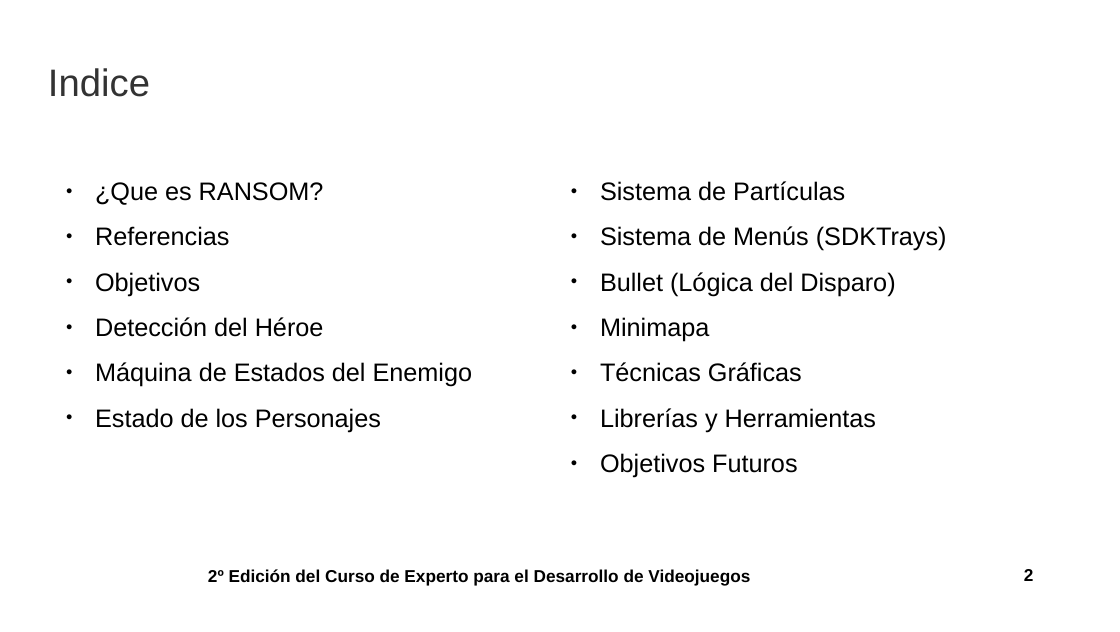
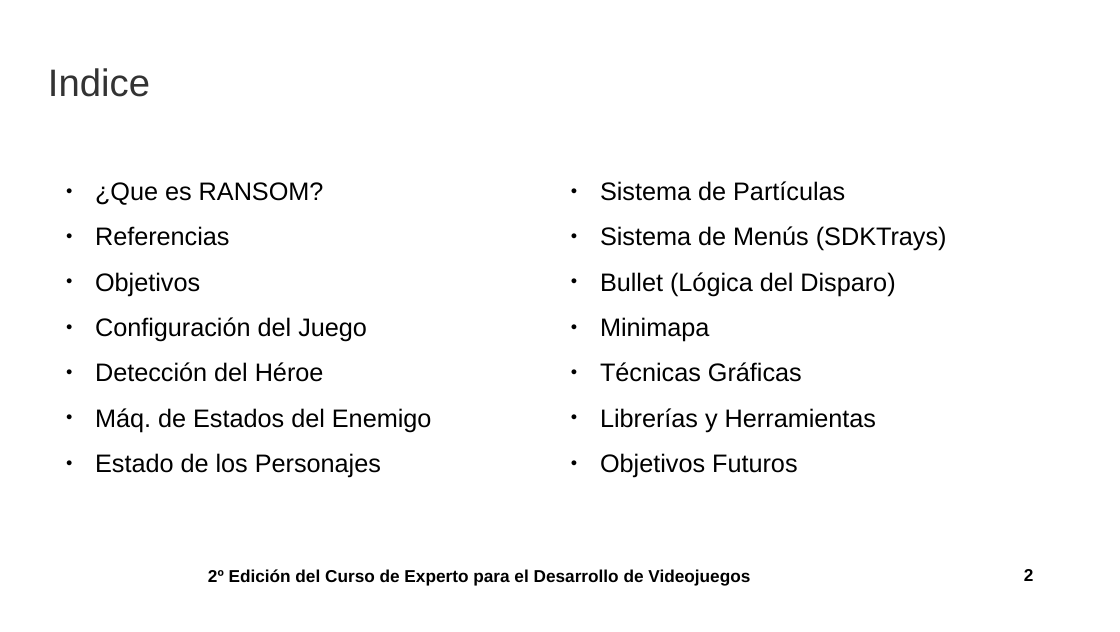
Before and after one commit to bievis/cedv-grupo4, a slide deck: slide 2 of ransom/doc/Presentacion/Presentacion.odp. Drawn at 1120x632 pixels with LibreOffice and Linux fonts; fonts in the diff are those of the drawing; background and template pictures are left out. Boxes give left, top, right and bottom in pixels: in the first picture for what was removed or moved away, otherwise in the second. Text is boxed around its words. In the diff, an @@ line names an element or a change of style, - is before the commit and + after.

Commit message:
Nueva diapositiva con la configuración.

```diff
--- a/ransom/doc/Presentacion/Presentacion.odp
+++ b/ransom/doc/Presentacion/Presentacion.odp
@@ text at [95, 317, 367, 342]: paragraph added @@
+● Configuración del Juego
@@ text at [95, 408, 432, 432]: text changed @@
-● Máquina de Estados del Enemigo
+● Máq. de Estados del Enemigo
```
Also in this commit, not shown: 3 other slides changed, 1 slide added, 1 other file.
